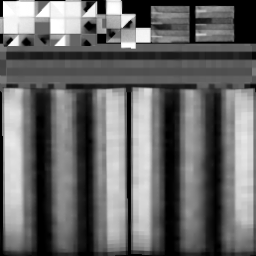
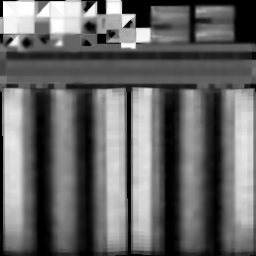
Before/after of a 256px x 256px layered artwork. What changed in the layer stack:
painted on "shades" over [0, 0, 256, 256]
